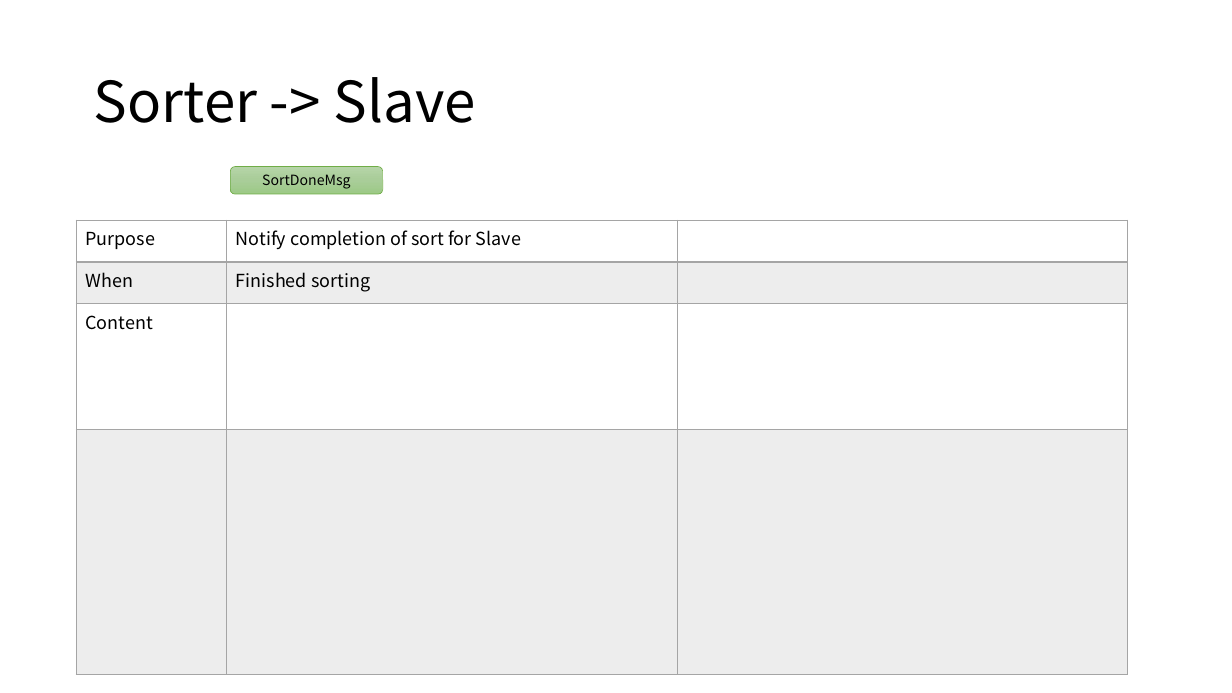
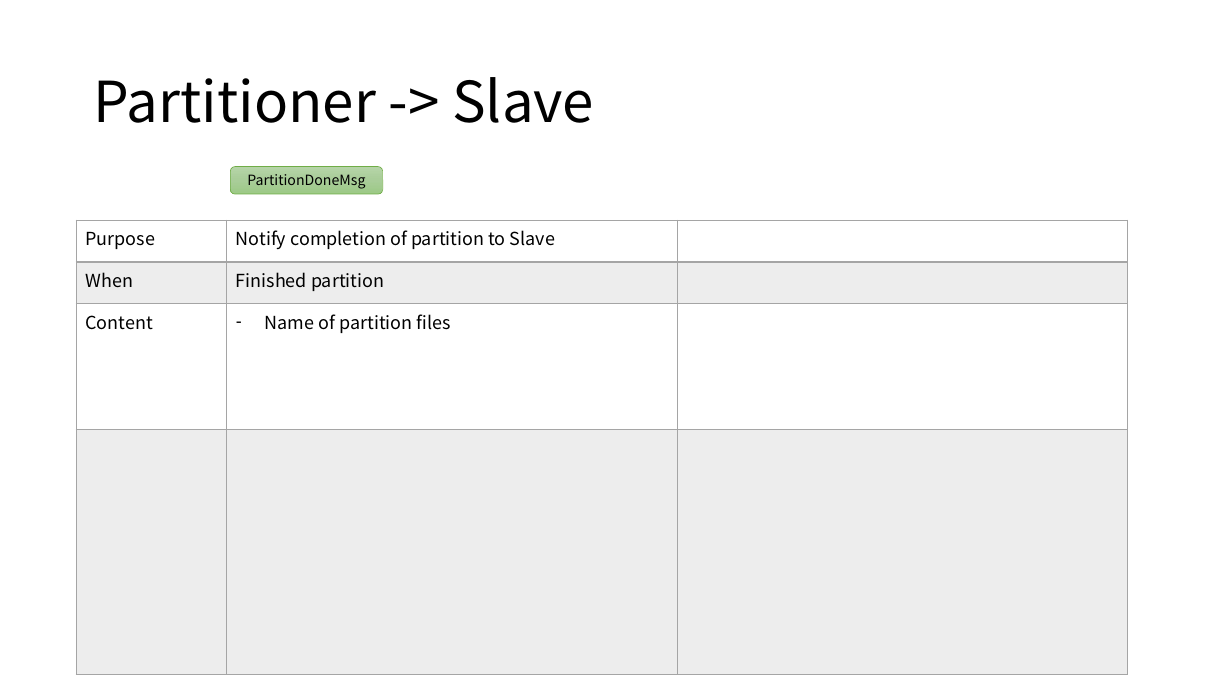
Before and after one commit to Eyebrowmoon/CS490, a slide deck: slide 9 of project.pptx (slide 8 before the commit). Drawn at 1232x693 pixels with LibreOffice and Linux fonts; fonts in the diff are those of the drawing. Boxes give left, top, right and bottom in pixels: in the first picture for what was removed or moved away, otherwise in the second. Text is boxed around its words. In the diff, an @@ line names an element or a change of style, - is before the commit and + after.

```diff
--- a/project.pptx
+++ b/project.pptx
@@ title at (94, 77, 594, 123): text changed @@
-Sorter -> Slave
+Partitioner -> Slave
@@ text in rounded rectangle at (247, 174, 365, 189): text changed @@
-SortDoneMsg
+PartitionDoneMsg
@@ table at (76, 220, 1128, 675) @@
-row 1, column 2: Notify completion of sort for Slave
+row 1, column 2: Notify completion of partition to Slave
-row 2, column 2: Finished sorting
+row 2, column 2: Finished partition
-row 3, column 2: 
+row 3, column 2: Name of partition files
```
Also in this commit, not shown: 11 other slides changed, 5 slides added, 4 slides removed, 27 other files.
